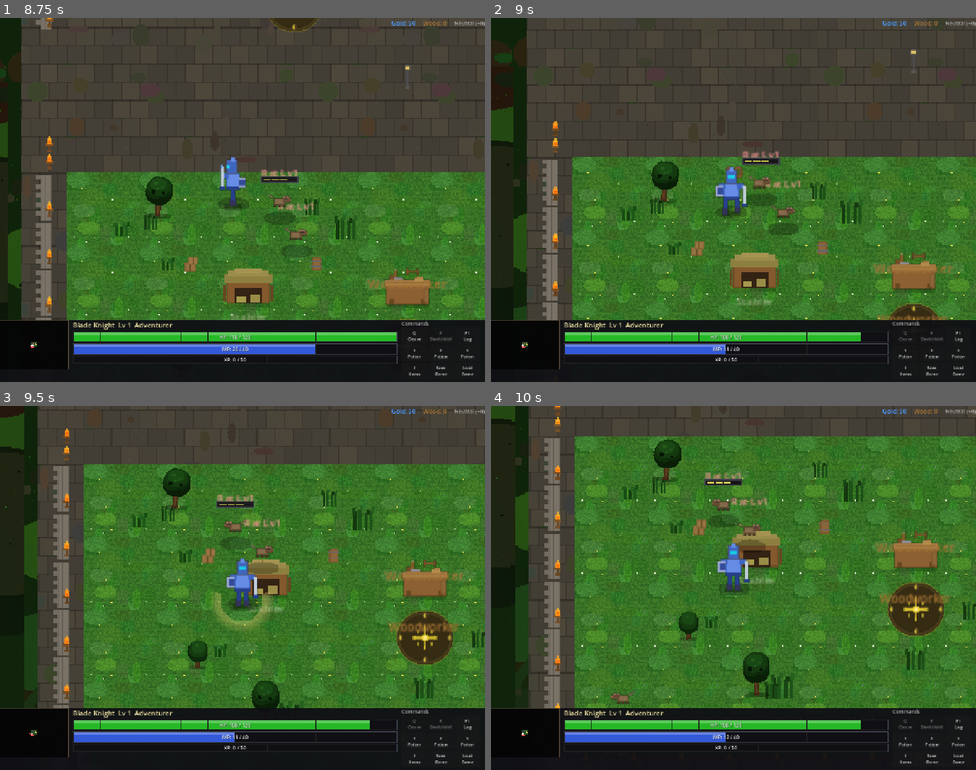
Above: before the commit, frames 1-4 (two rows, left to right).
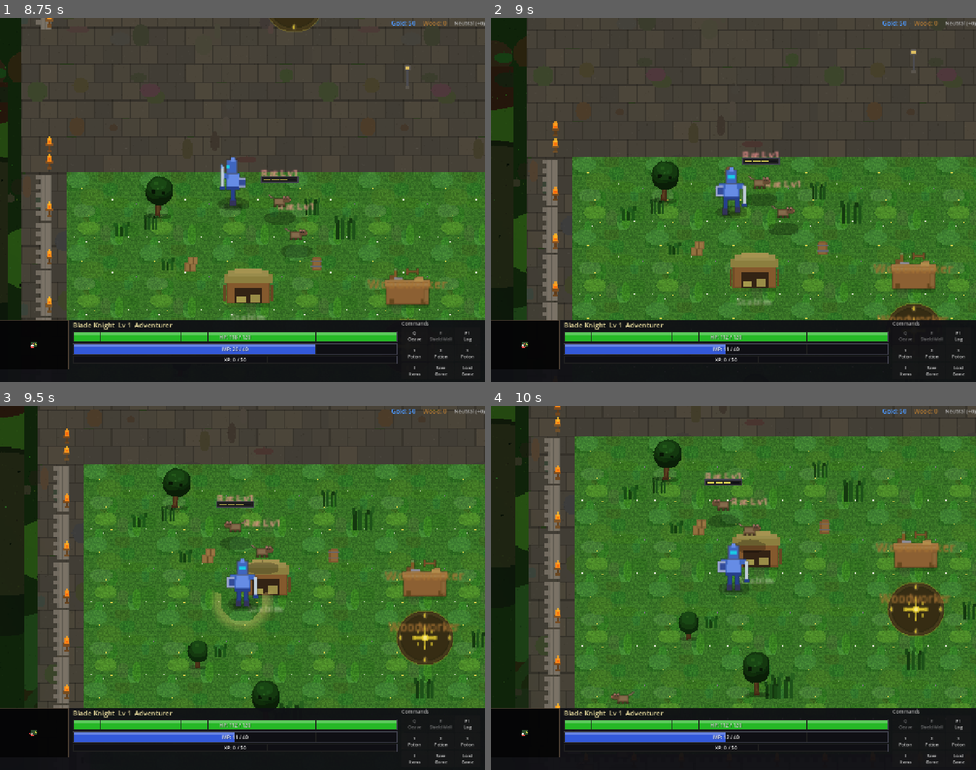
Above: after the commit, the same moments.

Repository: slxny/legends-open-rpg
Game: Godot game, scene res://scenes/main.tscn
Two runs of this game, one before a commit and one after it. Both use one fixed random seed, a clock stepped at 60 frames per second and the inputs below.
Inputs (mouse positions are in pixels of both pictures, inside the frame that each line leads up to):
- Up to frame 1 (8.75 s): click "SELECT" at 0.5 s; tap Enter at 1.25 s; drag from (33, 352) to (242, 258) at 1.27 s; drag from (145, 218) to (242, 174) at 2.02 s; move the mouse to (291, 119) at 2.77 s; hold D (move_right) 2.78-3.5 s; hold E (ability_2) 2.78-3.5 s; tap Space (attack) at 3.05 s; drag from (218, 272) to (67, 323) at 3.52 s; move the mouse to (388, 254) at 4.27 s; hold A (move_left) 4.28-5 s; hold Space (attack) 4.28-5 s; tap F (interact) at 4.35 s; drag from (97, 145) to (223, 200) at 5.02 s; move the mouse to (87, 276) at 5.77 s; hold S (move_down) 5.78-6.5 s; hold Space (attack) 5.78-6.5 s; tap 2 at 5.85 s; click (87, 276) at 5.92 s; drag from (126, 127) to (145, 218) at 6.52 s; move the mouse to (349, 181) at 7.27 s; hold W (move_up) 7.28-8 s; hold Space (attack) 7.28-8 s; tap 4 at 7.35 s; drag from (145, 218) to (339, 338) at 8.02 s
- Up to frame 2 (9 s): move the mouse to (782, 119) at 8.77 s; hold S (move_down) from 8.78 s (still down); hold Q (ability_1) from 8.78 s (still down)
- Up to frame 3 (9.5 s): keep holding S (move_down); keep holding Q (ability_1); tap Space (attack) at 9.05 s
- Up to frame 4 (10 s): release S (move_down) at 9.5 s; release Q (ability_1) at 9.5 s; drag from (592, 755) to (733, 609) at 9.52 s

Frame 1 is identical in both runs. In frame 2, 0.2% of the frame differs, in the area x 47-82%, y 40-89%; in frame 3, 0.2%; in frame 4, 0.2%.

Commit message:
Nerf rat damage and rework squeal to lower, more dynamic frequencies
Reduce rat attack_damage from 10 to 6 so early encounters are less
punishing. Redesign all three squeal variants to use 200-800 Hz range
(down from 700-1400 Hz) with sub-harmonic growl layers, amplitude
modulation (warbling/tremolo), and wider pitch sweeps for a more
organic, less piercing sound.

https://claude.ai/code/session_012os551rq58VMUGcUPanefS

Diff:
--- a/scenes/enemies/creep_camp.gd
+++ b/scenes/enemies/creep_camp.gd
@@ -13,7 +13,7 @@
 		"move_speed": 100.0,
 		"attack_range": 28.0,
 		"aggro_range": 120.0,
-		"attack_damage": 10,
+		"attack_damage": 6,
 		"xp_reward": 4,
 		"gold_reward": 1,
 		"drop_table": "rat",
--- a/scripts/autoloads/audio_manager.gd
+++ b/scripts/autoloads/audio_manager.gd
@@ -647,33 +647,51 @@
 	return _to_stream(samples)
 
 func _gen_rat_squeal_1() -> AudioStreamWAV:
-	# Soft short chirp — low-mid squeak, not piercing
+	# Throaty chitter — low warbling squeak with amplitude modulation
+	var samples = _make_samples(0.14)
+	_pitch_sweep_sine(samples, 480.0, 720.0, 0.16)
+	_pitch_sweep_sine(samples, 650.0, 400.0, 0.10, 0.04)
+	# Sub-harmonic growl layer
+	_pitch_sweep_sine(samples, 240.0, 360.0, 0.06)
+	_add_pitched_noise(samples, 600.0, 400.0, 0.05)
+	# Amplitude modulation for warbling/chittering
+	for i in range(samples.size()):
+		var t = float(i) / SAMPLE_RATE
+		samples[i] *= 0.7 + 0.3 * sin(t * 45.0 * TAU)
+	_apply_envelope(samples, 0.004, 0.03, 0.10)
+	_soft_clip(samples, 1.3)
+	return _to_stream(samples)
+
+func _gen_rat_squeal_2() -> AudioStreamWAV:
+	# Quick nasal grunt — deep and guttural with pitch wobble
 	var samples = _make_samples(0.10)
-	_pitch_sweep_sine(samples, 900.0, 1400.0, 0.18)
-	_pitch_sweep_sine(samples, 1200.0, 800.0, 0.10, 0.03)
-	_add_pitched_noise(samples, 1200.0, 800.0, 0.06)
+	_pitch_sweep_sine(samples, 400.0, 650.0, 0.14)
+	_pitch_sweep_sine(samples, 550.0, 350.0, 0.08, 0.03)
+	# Gritty sub layer
+	_pitch_sweep_sine(samples, 200.0, 320.0, 0.05)
+	_add_pitched_noise(samples, 500.0, 350.0, 0.06)
+	# Pitch wobble for organic feel
+	for i in range(samples.size()):
+		var t = float(i) / SAMPLE_RATE
+		samples[i] *= 0.8 + 0.2 * sin(t * 30.0 * TAU)
 	_apply_envelope(samples, 0.003, 0.02, 0.07)
 	_soft_clip(samples, 1.2)
 	return _to_stream(samples)
 
-func _gen_rat_squeal_2() -> AudioStreamWAV:
-	# Quick nasal grunt — deeper, more of a chitter
-	var samples = _make_samples(0.08)
-	_pitch_sweep_sine(samples, 700.0, 1100.0, 0.16)
-	_pitch_sweep_sine(samples, 1000.0, 700.0, 0.08, 0.02)
-	_add_pitched_noise(samples, 900.0, 600.0, 0.07)
-	_apply_envelope(samples, 0.002, 0.02, 0.05)
-	_soft_clip(samples, 1.2)
-	return _to_stream(samples)
-
 func _gen_rat_squeal_3() -> AudioStreamWAV:
-	# Breathy hiss — shortest, almost just air
-	var samples = _make_samples(0.12)
-	_pitch_sweep_sine(samples, 800.0, 1200.0, 0.12)
-	_add_pitched_noise(samples, 1000.0, 1200.0, 0.10)
-	_pitch_sweep_sine(samples, 1100.0, 600.0, 0.06, 0.04)
-	_apply_envelope(samples, 0.004, 0.03, 0.08)
-	_soft_clip(samples, 1.0)
+	# Breathy hiss-squeak — rising then falling with tremolo
+	var samples = _make_samples(0.16)
+	_pitch_sweep_sine(samples, 450.0, 800.0, 0.10)
+	_pitch_sweep_sine(samples, 700.0, 380.0, 0.08, 0.05)
+	_add_pitched_noise(samples, 550.0, 500.0, 0.08)
+	# Sub rumble
+	_pitch_sweep_sine(samples, 220.0, 280.0, 0.04)
+	# Fast tremolo for rattly texture
+	for i in range(samples.size()):
+		var t = float(i) / SAMPLE_RATE
+		samples[i] *= 0.6 + 0.4 * sin(t * 55.0 * TAU)
+	_apply_envelope(samples, 0.005, 0.04, 0.11)
+	_soft_clip(samples, 1.1)
 	return _to_stream(samples)
 
 # ============================================================
